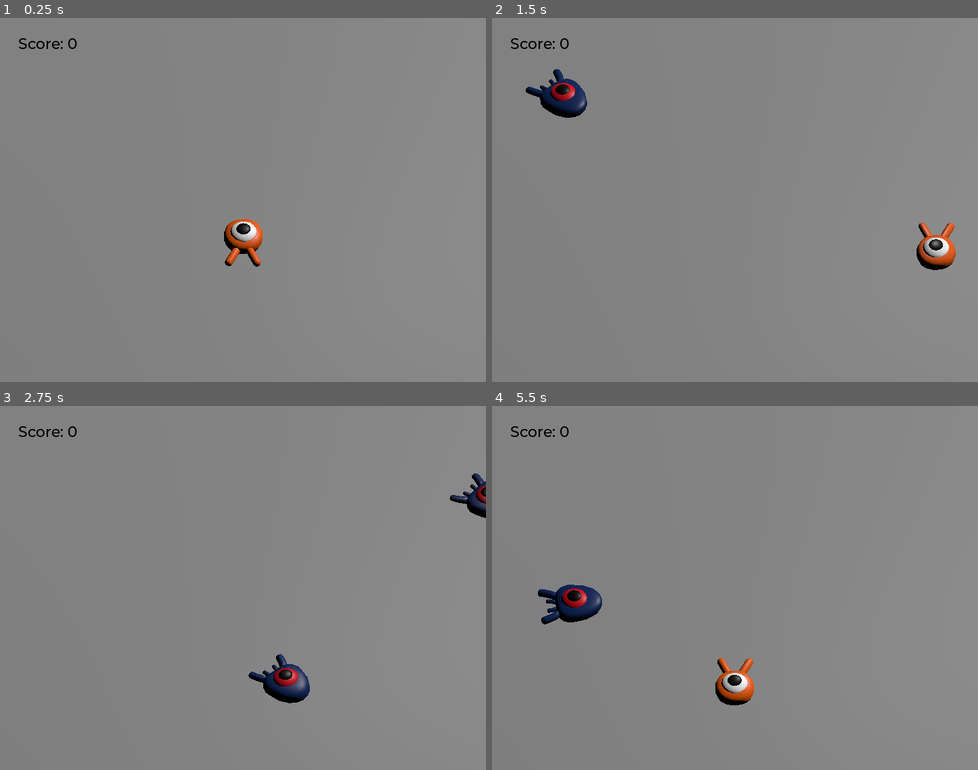
Above: before the commit, frames 1-4 (two rows, left to right).
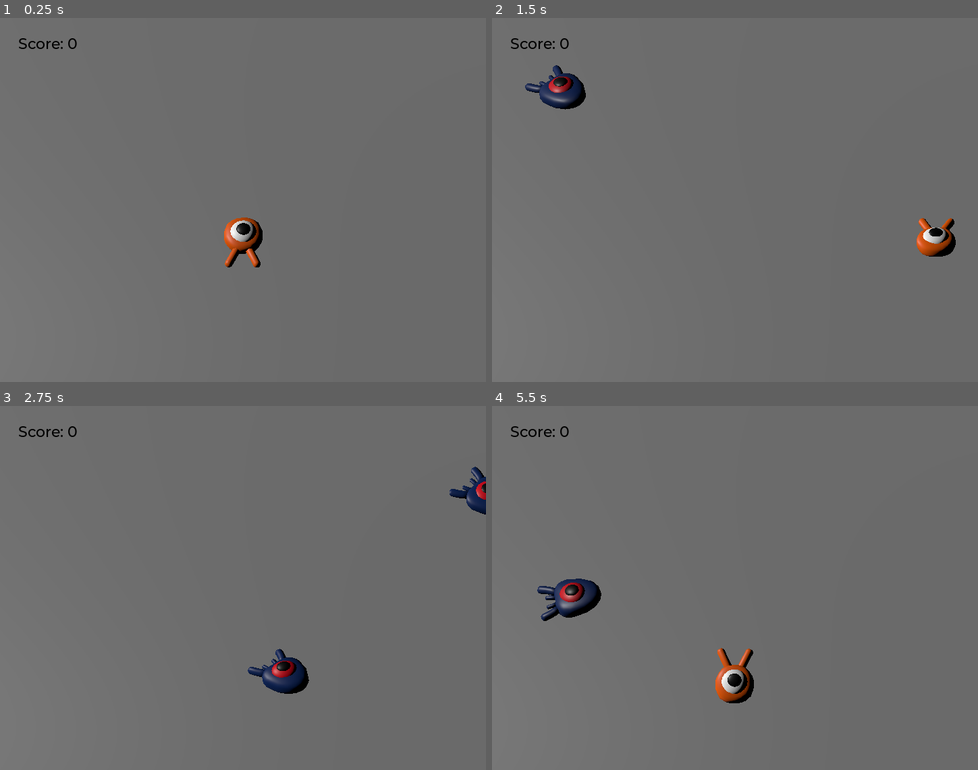
Above: after the commit, the same moments.

Repository: Undelivered-Pizzas/-Godot-DodgeTheCreeps3D
Game: Godot game, scene res://main.tscn
Same seed, same stepped clock (60 frames per second), same inputs: the game is played once before the commit and once after it.
Inputs:
- Up to frame 1 (0.25 s): no input
- Up to frame 2 (1.5 s): tap Enter (ui_accept) at 0.5 s; hold D (move_right) 0.53-1.28 s; tap Space (jump) at 0.6, 0.77, 1.07, 1.35 s; hold S (move_backward) from 1.28 s (still down)
- Up to frame 3 (2.75 s): tap Space (jump) at 1.52, 1.82, 2.1 s; release S (move_backward) at 2.03 s; hold D (move_right) from 2.03 s (still down)
- Up to frame 4 (5.5 s): release D (move_right) at 2.78 s; hold W (move_forward) 2.78-3.53 s; tap Space (jump) at 2.85, 3.02, 3.32, 3.6, 3.77, 4.07, 4.35, 4.52, 4.82, 5.1 s; hold A (move_left) 3.53-5.03 s; hold S (move_backward) from 5.03 s (still down)

The runs differ from the first frame. In frame 1, 48% of the frame differs, in the area x 46-100%, y 0-100%; in frame 2, 48%; in frame 3, 47%; in frame 4, 49%, in the area x 9-100%, y 0-100%.

Commit message:
Added AnimationPlayer nodes to the player and mobs

Diff:
--- a/main.tscn
+++ b/main.tscn
@@ -45,7 +45,7 @@
 mesh = SubResource("BoxMesh_qprgk")
 
 [node name="DirectionalLight3D" type="DirectionalLight3D" parent="."]
-transform = Transform3D(0.447697, 0.664029, 0.59886, 0, -0.669727, 0.742608, 0.894185, -0.332463, -0.299834, 0, 20, 0)
+transform = Transform3D(-0.0871558, 0.498097, -0.86273, 0, 0.866025, 0.5, 0.996195, 0.0435779, -0.0754791, 0, 20, 0)
 
 [node name="Player" parent="." instance=ExtResource("1_nmha3")]
 
@@ -124,9 +124,9 @@
 anchor_top = 0.5
 anchor_right = 0.5
 anchor_bottom = 0.5
-offset_left = -115.5
+offset_left = -116.5
 offset_top = -14.0
-offset_right = 115.5
+offset_right = 114.5
 offset_bottom = 14.0
 grow_horizontal = 2
 grow_vertical = 2
--- a/mob.gd
+++ b/mob.gd
@@ -22,6 +22,8 @@
 	velocity = Vector3.FORWARD * random_speed
 	velocity = velocity.rotated(Vector3.UP, rotation.y)
 
+	$AnimationPlayer.speed_scale = random_speed / min_speed
+
 func _on_visible_on_screen_notifier_3d_screen_exited():
 	queue_free()
 
--- a/mob.tscn
+++ b/mob.tscn
@@ -1,10 +1,44 @@
-[gd_scene load_steps=4 format=3 uid="uid://b4bfer8w2m060"]
+[gd_scene load_steps=6 format=3 uid="uid://b4bfer8w2m060"]
 
 [ext_resource type="PackedScene" uid="uid://b1xlxu4c0pjy2" path="res://art/mob.glb" id="1_dkl7k"]
 [ext_resource type="Script" path="res://mob.gd" id="1_xmbgm"]
 
 [sub_resource type="BoxShape3D" id="BoxShape3D_xu72k"]
 size = Vector3(1.42926, 0.645752, 2.1043)
+
+[sub_resource type="Animation" id="Animation_cd8t1"]
+resource_name = "FloatMap"
+length = 1.2
+loop_mode = 1
+tracks/0/type = "value"
+tracks/0/imported = false
+tracks/0/enabled = true
+tracks/0/path = NodePath("Pivot/Character:position")
+tracks/0/interp = 1
+tracks/0/loop_wrap = true
+tracks/0/keys = {
+"times": PackedFloat32Array(0.3, 0.7, 1.2),
+"transitions": PackedFloat32Array(0.42045, 2.07053, 1),
+"update": 0,
+"values": [Vector3(0, 0, 0), Vector3(0, 0.65, 0), Vector3(0, 0.35, 0)]
+}
+tracks/1/type = "value"
+tracks/1/imported = false
+tracks/1/enabled = true
+tracks/1/path = NodePath("Pivot/Character:rotation")
+tracks/1/interp = 1
+tracks/1/loop_wrap = true
+tracks/1/keys = {
+"times": PackedFloat32Array(0.1, 0.5, 1.2),
+"transitions": PackedFloat32Array(0.42045, 0.44, 1),
+"update": 0,
+"values": [Vector3(0, 0, 0), Vector3(0.139626, 0, 0), Vector3(-0.15708, 0, 0)]
+}
+
+[sub_resource type="AnimationLibrary" id="AnimationLibrary_bkvmx"]
+_data = {
+"Float": SubResource("Animation_cd8t1")
+}
 
 [node name="Mob" type="CharacterBody3D" groups=["mob"]]
 collision_layer = 2
@@ -14,6 +48,7 @@
 [node name="Pivot" type="Node3D" parent="."]
 
 [node name="Character" parent="Pivot" instance=ExtResource("1_dkl7k")]
+transform = Transform3D(1, 0, 0, 0, 0.987688, 0.156434, 0, -0.156434, 0.987688, 0, 0.35, 0)
 
 [node name="CollisionShape3D" type="CollisionShape3D" parent="."]
 transform = Transform3D(1, 0, 0, 0, 1, 0, 0, 0, 1, -0.005, 0.322876, -0.0532399)
@@ -23,4 +58,10 @@
 transform = Transform3D(1, 0, 0, 0, 1, 0, 0, 0, 1, 0, 0.25, 0.269)
 aabb = AABB(-1.17029, -0.743416, -1.68294, 2.34058, 1.48683, 3.36588)
 
+[node name="AnimationPlayer" type="AnimationPlayer" parent="."]
+libraries = {
+"": SubResource("AnimationLibrary_bkvmx")
+}
+autoplay = "Float"
+
 [connection signal="screen_exited" from="VisibleOnScreenNotifier3D" to="." method="_on_visible_on_screen_notifier_3d_screen_exited"]
--- a/player.gd
+++ b/player.gd
@@ -13,10 +13,9 @@
 # meters per second.
 @export var bounce_impulse = 16
 
-
-
 # A 3D vector combining speed with direction, it'll be reused across frames
 var target_velocity = Vector3.ZERO
+
 
 func _physics_process(delta):
 	# Local variable to store the input direction
@@ -39,17 +38,21 @@
 		# Setting the basis property will affect the rotation of the node
 		# Basis is a 3x3 matrix that represents XYZ axes, and determine rotation, scale and shear
 		$Pivot.basis = Basis.looking_at(direction)
+		$AnimationPlayer.speed_scale = 4
+	else:
+		$AnimationPlayer.speed_scale = 1
 
 	# Ground velocity
 	target_velocity.x = direction.x * speed
 	target_velocity.z = direction.z * speed
 
-	if is_on_floor() and Input.is_action_just_pressed("jump"):
-		target_velocity.y = jump_impulse
 	# If in the air, fall towards the floor. We only apply gravity when Player is in the air.
 	# is_on_floor() built-in function checks if player is in the air in this frame
 	if not is_on_floor():
 		target_velocity.y = target_velocity.y - (fall_acceleration * delta)
+
+	if is_on_floor() and Input.is_action_just_pressed("jump"):
+		target_velocity.y = jump_impulse
 
 	# Iterate through all collisions that occurred this frame
 	for i in range(get_slide_collision_count()):
@@ -76,6 +79,8 @@
 	velocity = target_velocity
 	move_and_slide()
 
+	$Pivot.rotation.x = PI / 6 * velocity.y / jump_impulse
+
 func die():
 	hit.emit()
 	queue_free()
--- a/player.tscn
+++ b/player.tscn
@@ -9,6 +9,68 @@
 [sub_resource type="CylinderShape3D" id="CylinderShape3D_yhjpb"]
 height = 0.5
 radius = 1.4
+
+[sub_resource type="Animation" id="Animation_d2ymh"]
+resource_name = "FloatMap"
+length = 1.2
+loop_mode = 1
+tracks/0/type = "value"
+tracks/0/imported = false
+tracks/0/enabled = true
+tracks/0/path = NodePath("Pivot/Character:position")
+tracks/0/interp = 1
+tracks/0/loop_wrap = true
+tracks/0/keys = {
+"times": PackedFloat32Array(0.3, 0.7, 1.2),
+"transitions": PackedFloat32Array(0.42045, 2.07053, 1),
+"update": 0,
+"values": [Vector3(0, 0, 0), Vector3(0, 0.65, 0), Vector3(0, 0.35, 0)]
+}
+tracks/1/type = "value"
+tracks/1/imported = false
+tracks/1/enabled = true
+tracks/1/path = NodePath("Pivot/Character:rotation")
+tracks/1/interp = 1
+tracks/1/loop_wrap = true
+tracks/1/keys = {
+"times": PackedFloat32Array(0.1, 0.5, 1.2),
+"transitions": PackedFloat32Array(0.42045, 0.44, 1),
+"update": 0,
+"values": [Vector3(0, 0, 0), Vector3(0.139626, 0, 0), Vector3(-0.15708, 0, 0)]
+}
+
+[sub_resource type="Animation" id="Animation_l15fp"]
+length = 0.001
+tracks/0/type = "value"
+tracks/0/imported = false
+tracks/0/enabled = true
+tracks/0/path = NodePath("Pivot/Character:position")
+tracks/0/interp = 1
+tracks/0/loop_wrap = true
+tracks/0/keys = {
+"times": PackedFloat32Array(0),
+"transitions": PackedFloat32Array(1),
+"update": 0,
+"values": [Vector3(0, 0, 0)]
+}
+tracks/1/type = "value"
+tracks/1/imported = false
+tracks/1/enabled = true
+tracks/1/path = NodePath("Pivot/Character:rotation")
+tracks/1/interp = 1
+tracks/1/loop_wrap = true
+tracks/1/keys = {
+"times": PackedFloat32Array(0),
+"transitions": PackedFloat32Array(1),
+"update": 0,
+"values": [Vector3(0, 0, 0)]
+}
+
+[sub_resource type="AnimationLibrary" id="AnimationLibrary_5lrfr"]
+_data = {
+"Float": SubResource("Animation_d2ymh"),
+"RESET": SubResource("Animation_l15fp")
+}
 
 [node name="Player" type="CharacterBody3D"]
 collision_mask = 6
@@ -31,4 +93,10 @@
 transform = Transform3D(1, 0, 0, 0, 1, 0, 0, 0, 1, 0, 0.2, 0)
 shape = SubResource("CylinderShape3D_yhjpb")
 
+[node name="AnimationPlayer" type="AnimationPlayer" parent="."]
+libraries = {
+"": SubResource("AnimationLibrary_5lrfr")
+}
+autoplay = "Float"
+
 [connection signal="body_entered" from="MobDetector" to="." method="_on_mob_detector_body_entered"]
Not shown: 1 places in player.tscn that only renumber resources
